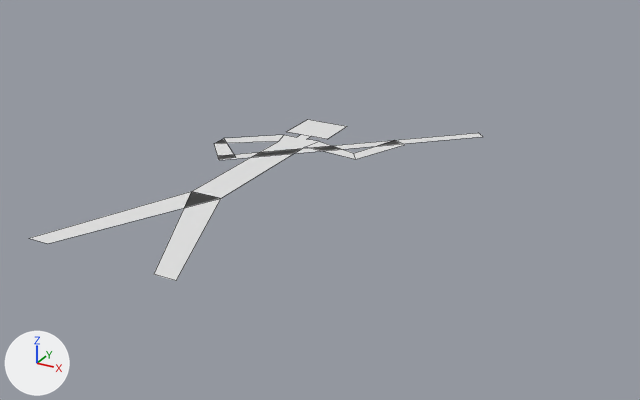
What one commit did to the Blender file Shapes/stickman.blend.
One viewpoint serves both versions: a camera (50 mm lens) standing at (1.104, -1.126, 0.645) and looking at (0.17, 0.572, -0.204). Lighting does not change. The marker at lower left points along +X, +Y and +Z. Mesh edges are drawn as thin lines.

The first picture shows 'legs', 'torso'.
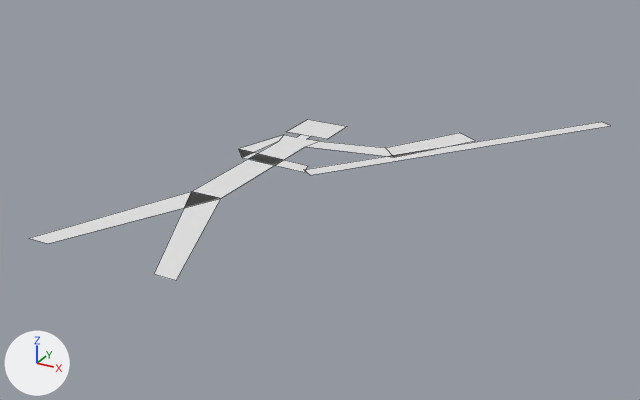
The newer file adds a shape key; the second version is drawn at full value of the shape key 'Forward' of 'torso', and the change is written as the vertex moves it makes.

Boxes [x1, y1, x2, y2] around the edits, measured in the pictures (640 x 400 px; the box of a moved part takes in the faces that stretch with it):
'torso', reshaped (44% wider)
    before: [193, 120, 483, 198]
    after: [193, 120, 610, 198]
part 1 of me_plane, moved or reshaped
    before: [214, 133, 483, 160]
    after: [239, 122, 610, 175]
part 2 of me_plane, moved or reshaped
    before: [306, 141, 404, 159]
    after: [306, 133, 475, 157]

What changed in the scene script:
```text
Change me_plane:
    where me_plane.from_pydata(...)  # 26 vertices, 7 faces; spans x -0.178..0.414, y 0.353..1.044, z -0.143
    used by ob_torso; location = (0.0, 0.0, 0.0)
    me_plane part 1
    me_plane.vertices[4].co: (-0.178, 0.637, -0.143) -> (-0.057, 0.586, -0.143)  # pixel (213, 143) -> pixel (242, 157)
    me_plane.vertices[5].co: (-0.178, 0.681, -0.143) -> (-0.101, 0.635, -0.143)  # pixel (223, 138) -> pixel (238, 148)
    me_plane.vertices[6].co: (-0.103, 0.548, -0.143) -> (0.126, 0.575, -0.143)  # pixel (218, 159) -> pixel (304, 172)
    me_plane.vertices[7].co: (-0.073, 0.58, -0.143) -> (0.113, 0.617, -0.143)  # pixel (235, 157) -> pixel (308, 165)
    me_plane.vertices[22].co: (-0.097, 0.545, -0.143) -> (0.146, 0.567, -0.143)  # pixel (219, 160) -> pixel (310, 175)
    me_plane.vertices[23].co: (-0.118, 0.567, -0.143) -> (0.116, 0.59, -0.143)  # pixel (217, 155) -> pixel (303, 169)
    me_plane.vertices[24].co: (0.414, 1.023, -0.143) -> (0.69, 1.274, -0.143)  # pixel (483, 136) -> pixel (610, 125)
    me_plane.vertices[25].co: (0.393, 1.044, -0.143) -> (0.659, 1.297, -0.143)  # pixel (478, 132) -> pixel (601, 121)
    me_plane part 2
    me_plane.vertices[14].co: (0.194, 0.711, -0.143) -> (0.271, 0.77, -0.143)  # pixel (355, 159) -> pixel (394, 157)
    me_plane.vertices[15].co: (0.171, 0.748, -0.143) -> (0.223, 0.822, -0.143)  # pixel (353, 153) -> pixel (385, 147)
    me_plane.vertices[16].co: (0.259, 0.864, -0.143) -> (0.407, 0.981, -0.143)  # pixel (404, 144) -> pixel (475, 140)
    me_plane.vertices[17].co: (0.22, 0.886, -0.143) -> (0.348, 1.022, -0.143)  # pixel (394, 140) -> pixel (459, 132)
```
